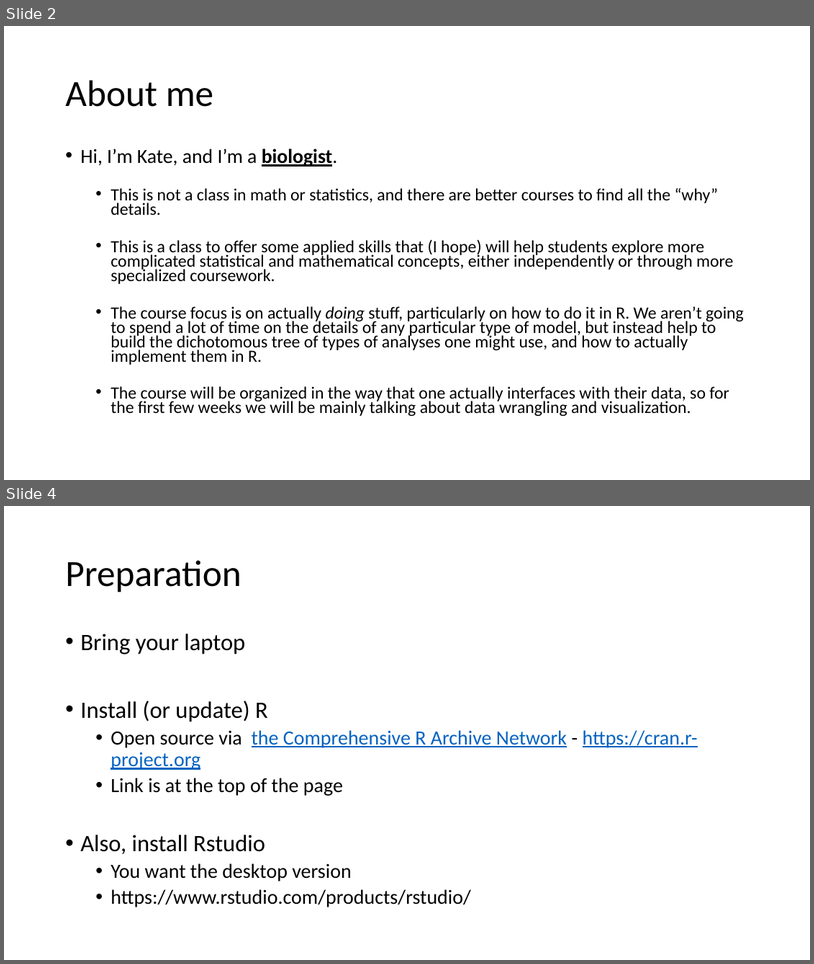
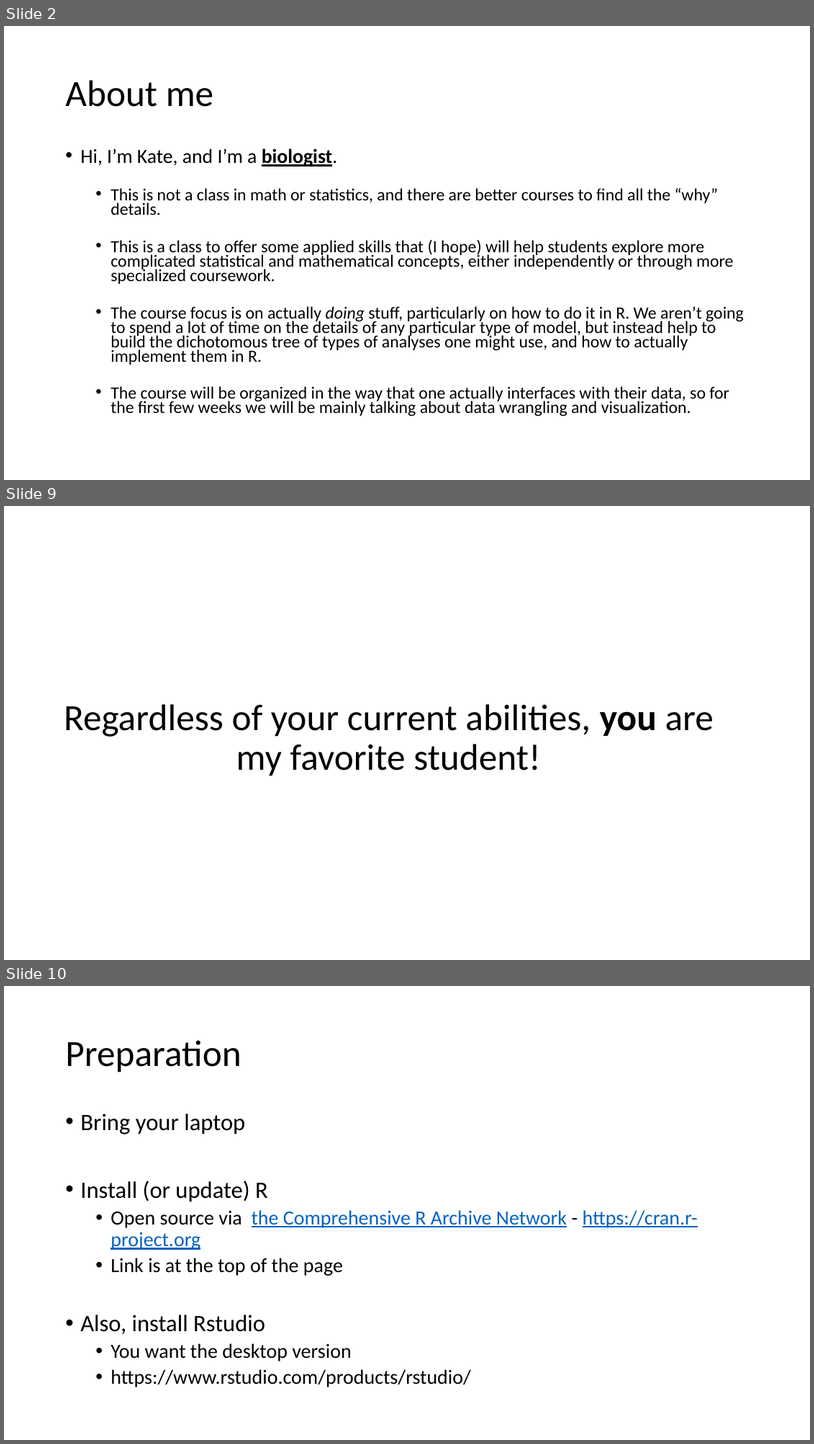
Before and after one commit to VTQuantMethodsEEB/klangwig, a slide deck: lectures/le1_intro_to_R.pptx. Shown one above the other, each under a label of ours: slides 2 and 4 before the commit, slides 2, 9 and 10 after it; the slides between them are not shown. The pictures are 814x964 and 814x1444 pixels, drawn with LibreOffice and Linux fonts; fonts in the diff are those of the drawing. Boxes give left, top, right and bottom in pixels: in the first picture for what was removed or moved away, otherwise in the second. Text is boxed around its words. In the diff, an @@ line names an element or a change of style, - is before the commit and + after.

```diff
--- a/lectures/le1_intro_to_R.pptx
+++ b/lectures/le1_intro_to_R.pptx
@@ slide 9 added at (4,506,810,960), background #FFFFFF @@
@@ title added at (64,704,714,776), 44 pt, text #000000 @@
+Regardless of your current abilities, you are my favorite student!
@@ what was slide 4 is now slide 10 @@
```
Also in this commit, not shown: 6 slides changed, 5 other slides added, 12 other files.
